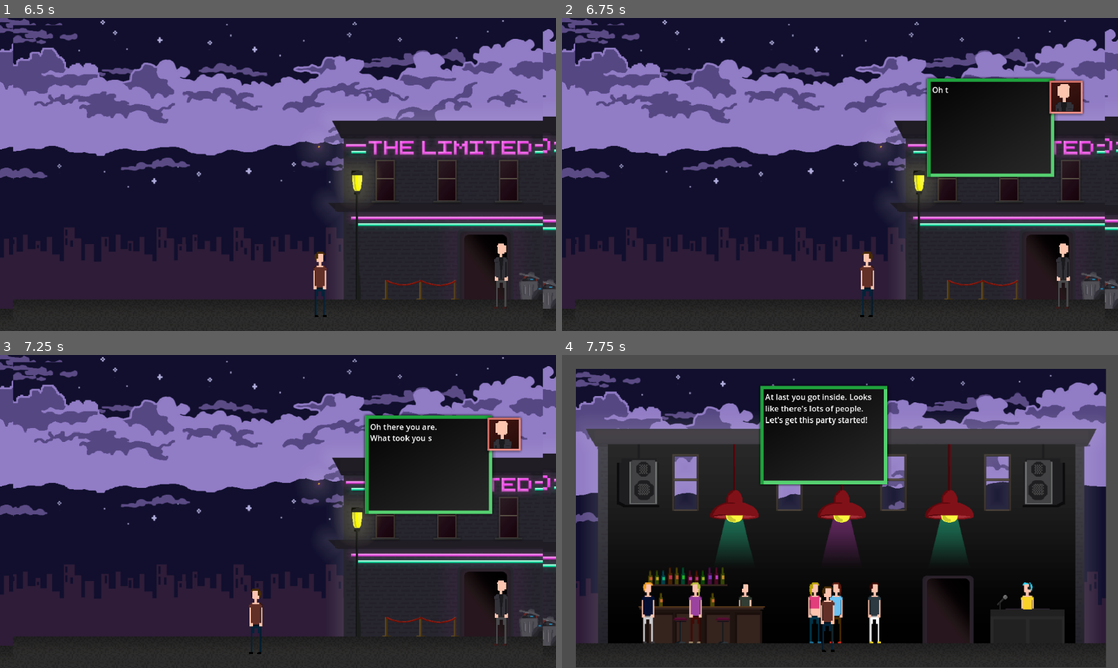
Above: before the commit, frames 1-4 (two rows, left to right).
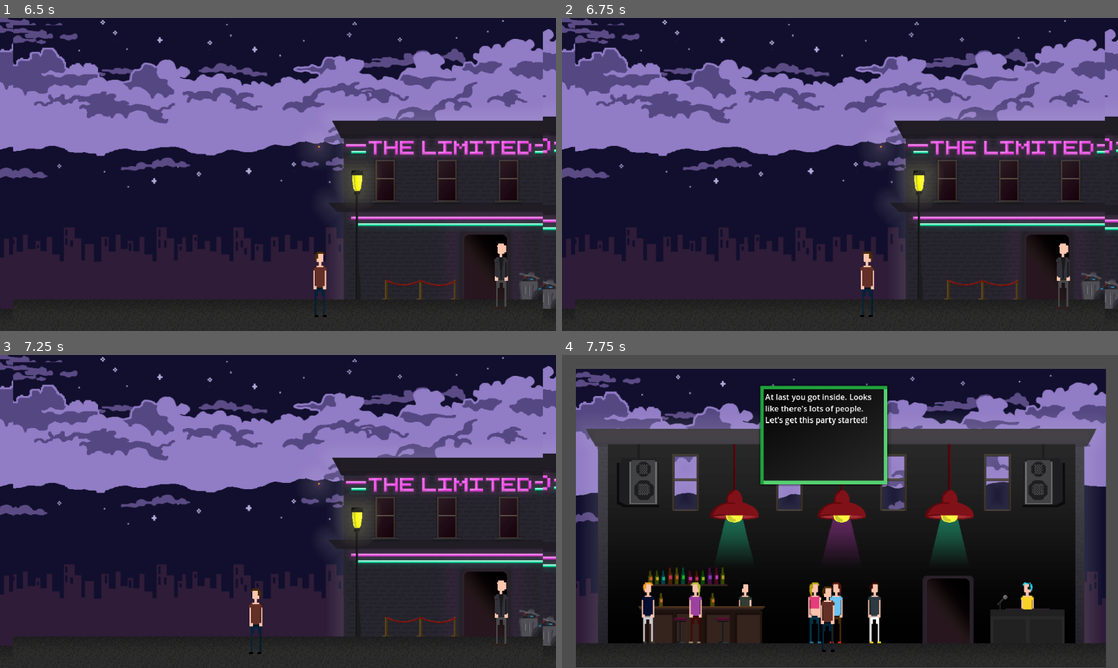
Above: after the commit, the same moments.

Repository: LudumSJB/The-Limited
Game: Godot game, scene res://scenes/MainMenu.tscn
Two runs of this game, one before a commit and one after it. Both use one fixed random seed, a clock stepped at 60 frames per second and the inputs below.
Inputs:
- Up to frame 1 (6.5 s): click "Play" at 0.5 s; tap Enter (ui_accept) at 1.25, 1.52, 2, 2.27, 3.5, 3.77, 4.52, 5.27, 5.75 s; hold D (right) 1.28-2.78 s; tap Space (action_button) at 1.35, 2.1, 3.05, 3.6, 4.35, 5.3, 5.85 s; hold A (left) 2.78-3.53 s; tap N (next_level) at 2.85, 5.1 s; hold D (right) 3.53-5.03 s; hold A (left) 5.03-5.78 s; hold D (right) from 5.78 s (still down)
- Up to frame 2 (6.75 s): release D (right) at 6.53 s; hold A (left) from 6.53 s (still down); tap Space (action_button) at 6.6 s
- Up to frame 3 (7.25 s): keep holding A (left); tap Enter (ui_accept) at 6.77 s
- Up to frame 4 (7.75 s): keep holding A (left); tap N (next_level) at 7.35 s; tap Enter (ui_accept) at 7.52 s; tap Space (action_button) at 7.55 s

Frame 1 is identical in both runs. In frame 2, 5.8% of the frame differs, in the area x 65-94%, y 18-51%; in frame 3, 5.8%; in frame 4, nothing differs.

Commit message:
fix talk to error

Diff:
--- a/scripts/talk_to_person.gd
+++ b/scripts/talk_to_person.gd
@@ -7,6 +7,7 @@
 
 func _process(_delta):
 	if Input.is_action_just_pressed("action_button") && sprite_2d.visible:
+		sprite_2d.visible = false
 		OnTalkInitated.emit()
 
 func _on_body_entered(body):
